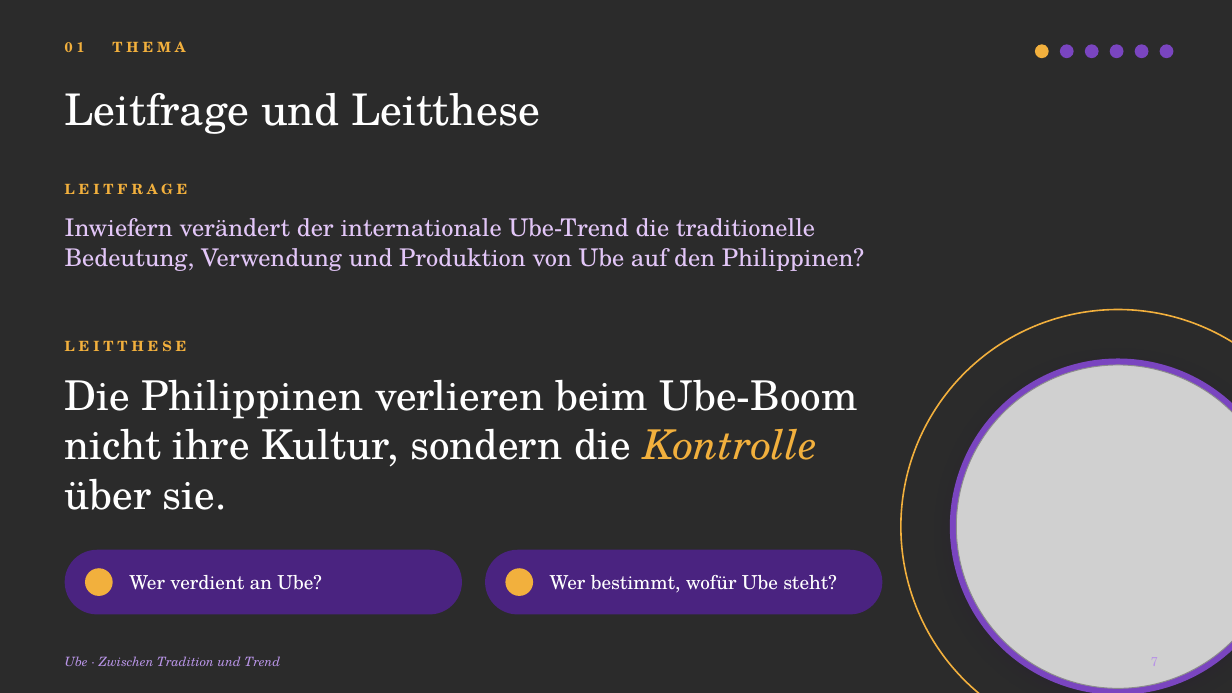
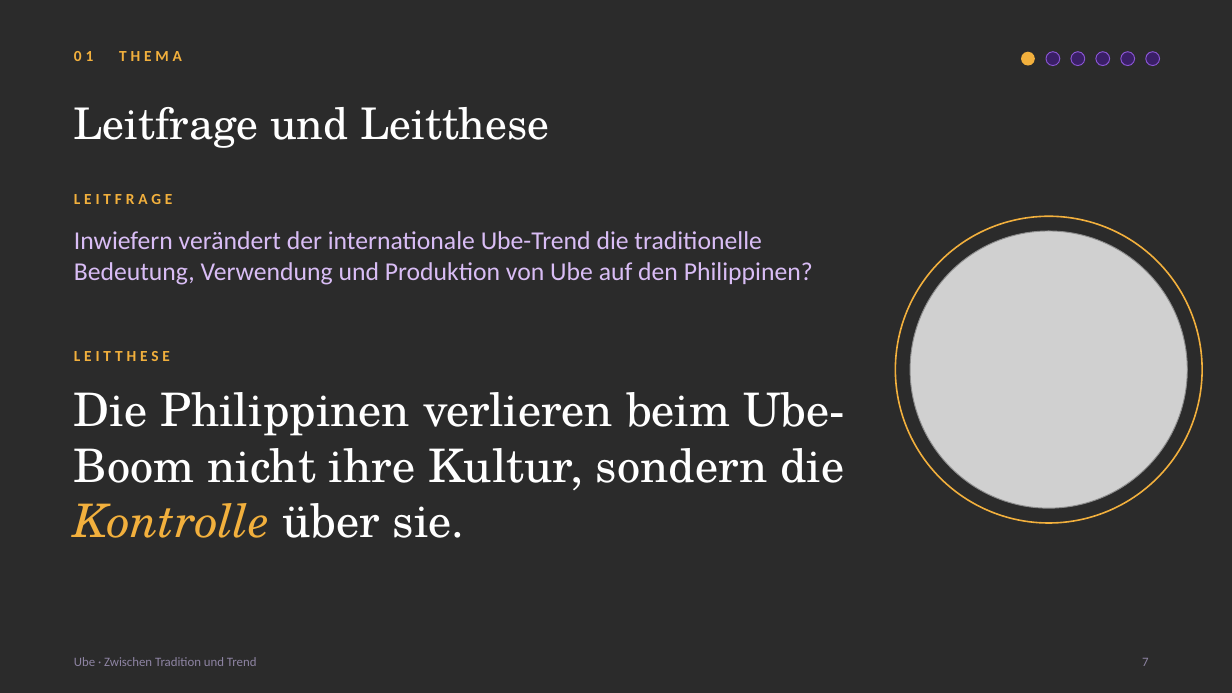
Before and after one commit to aezripeglow-collab/Ube-Sachbuch-Maturaarbeit, a slide deck: slide 7 of Ube Sachbuch Maturaarbeit/08 Präsentation/Ube_Maturapraesentation.pptx. Drawn at 1232x693 pixels with LibreOffice and Linux fonts; fonts in the diff are those of the drawing; grey boxes stand for pictures; background and template pictures are left out; a plain dark background stands for a picture behind light text. Boxes give left, top, right and bottom in pixels: in the first picture for what was removed or moved away, otherwise in the second. Text is boxed around its words. In the diff, an @@ line names an element or a change of style, - is before the commit and + after.

```diff
--- a/Ube Sachbuch Maturaarbeit/08 Präsentation/Ube_Maturapraesentation.pptx
+++ b/Ube Sachbuch Maturaarbeit/08 Präsentation/Ube_Maturapraesentation.pptx
@@ text "01 THEMA": place and size @@
-text "01 THEMA" at box(65, 41, 185, 52)
+text "01 THEMA" at box(74, 51, 182, 61)
@@ 6 ellipses: place and size @@
-6 ellipses at box(1035, 44, 1174, 58)
+6 ellipses at box(1021, 52, 1160, 66)
@@ fill #7A45C0 to #3A1F66; outline none to #8A55D4 0.75 pt in 5 elements at box(1121, 52, 1135, 66), box(1146, 52, 1160, 66), box(1046, 52, 1060, 66), box(1071, 52, 1085, 66), box(1096, 52, 1110, 66) @@
@@ title "Leitfrage und Leitthese": place and size @@
-title "Leitfrage und Leitthese" at box(65, 93, 540, 134)
+title "Leitfrage und Leitthese" at box(74, 107, 550, 148)
@@ text "LEITFRAGE": place and size @@
-text "LEITFRAGE" at box(65, 183, 188, 194)
+text "LEITFRAGE" at box(74, 194, 173, 204)
@@ text "Inwiefern verändert der internationale Ube-Trend ...": place and size @@
-text "Inwiefern verändert der internationale Ube-Trend ..." at box(65, 218, 864, 271)
+text "Inwiefern verändert der internationale Ube-Trend ..." at box(74, 231, 813, 285)
@@ text "Inwiefern verändert der internationale Ube-Trend ..." at box(74, 231, 813, 285): size 19 to 20 pt, font TeX Gyre Schola to Calibri, text colour #E2C6F7 to #D9BDF5 @@
@@ ellipse: place and size @@
-ellipse at box(901, 310, 1232, 693)
+ellipse at box(896, 216, 1202, 523)
@@ picture: place and size @@
-picture at box(957, 365, 1232, 689)
+picture at box(910, 231, 1188, 508)
@@ size 11 to 12 pt, font TeX Gyre Schola to Calibri in 3 elements at box(74, 51, 182, 61), box(74, 194, 173, 204), box(74, 351, 170, 361) @@
@@ text "LEITTHESE": place and size @@
-text "LEITTHESE" at box(65, 340, 187, 351)
+text "LEITTHESE" at box(74, 351, 170, 361)
@@ ellipse removed at box(950, 359, 1232, 693) @@
@@ text "Die Philippinen verlieren beim Ube-Boom ...": place and size @@
-text "Die Philippinen verlieren beim Ube-Boom ..." at box(65, 379, 858, 510)
+text "Die Philippinen verlieren beim Ube-Boom ..." at box(74, 392, 845, 538)
@@ text "Die Philippinen verlieren beim Ube-Boom ..." at box(74, 392, 845, 538): size 32 to 36 pt @@
@@ rounded rectangle removed at box(65, 550, 462, 615) @@
@@ ellipse removed at box(85, 568, 113, 596) @@
@@ rounded rectangle removed at box(485, 550, 883, 615) @@
@@ ellipse removed at box(506, 568, 533, 596) @@
@@ text removed at box(129, 575, 322, 590) @@
-Wer verdient an Ube?
@@ text removed at box(550, 575, 837, 593) @@
-Wer bestimmt, wofür Ube steht?
@@ text "Ube · Zwischen Tradition und ...": place and size @@
-text "Ube · Zwischen Tradition und ..." at box(65, 656, 281, 666)
+text "Ube · Zwischen Tradition und ..." at box(74, 657, 257, 666)
@@ text "Ube · Zwischen Tradition und ..." at box(74, 657, 257, 666): font TeX Gyre Schola to Calibri, text colour #B894E6 to #8E84A3, italic off @@
@@ page number: place and size @@
-page number at box(1151, 657, 1158, 666)
+page number at box(1142, 658, 1148, 666)
@@ page number at box(1142, 658, 1148, 666): font TeX Gyre Schola to Calibri, text colour #B894E6 to #8E84A3 @@
```
Also in this commit, not shown: 23 other slides changed, 1 slide added, 1 slide removed, 3 other files.
